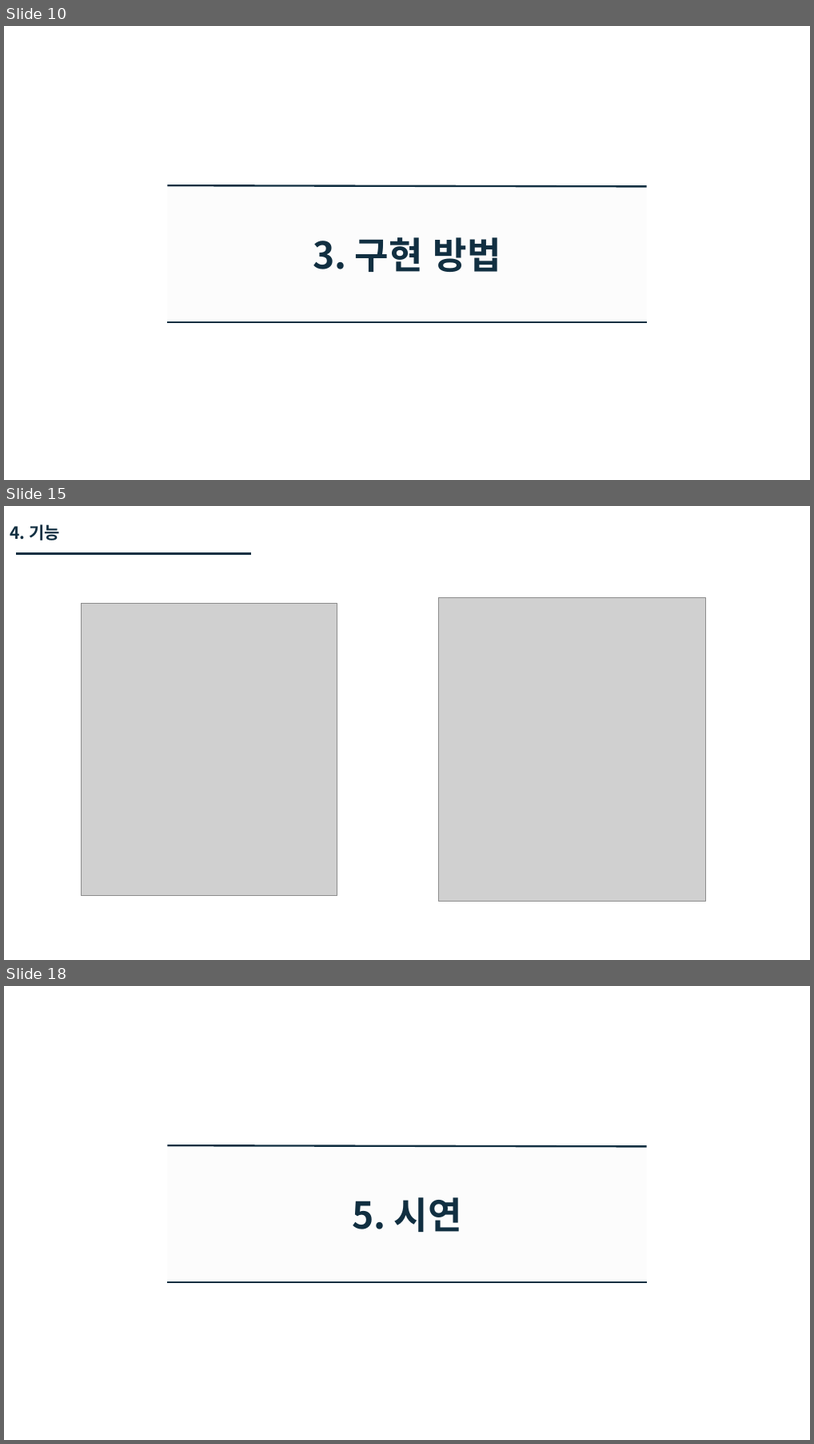
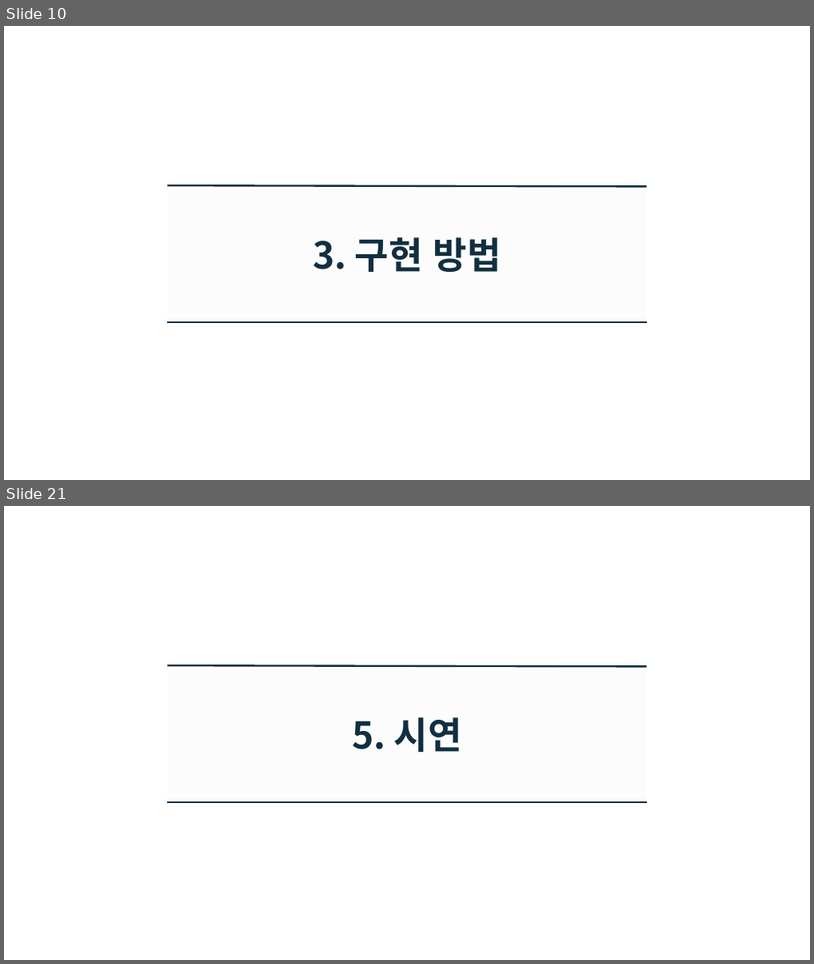
Before and after one commit to GyuhoLee/MPP, a slide deck: doc/모바일프로그래밍 발표.pptx. Shown one above the other, each under a label of ours: slides 10, 15 and 18 before the commit, slides 10 and 21 after it; the slides between them are not shown. The pictures are 814x1444 and 814x964 pixels, drawn with LibreOffice and Linux fonts; fonts in the diff are those of the drawing; grey boxes stand for pictures; background and template pictures are left out. Boxes give left, top, right and bottom in pixels: in the first picture for what was removed or moved away, otherwise in the second. Text is boxed around its words. In the diff, an @@ line names an element or a change of style, - is before the commit and + after.

```diff
--- a/doc/모바일프로그래밍 발표.pptx
+++ b/doc/모바일프로그래밍 발표.pptx
@@ slide 15 removed at (x1=4, y1=506, x2=810, y2=960), background #FFFFFF @@
@@ text removed at (x1=10, y1=524, x2=60, y2=540) @@
-4. 기능
@@ line removed from (16, 554) to (251, 554) @@
@@ picture removed at (x1=438, y1=597, x2=706, y2=901) @@
@@ picture removed at (x1=82, y1=604, x2=338, y2=896) @@
@@ what was slide 18 is now slide 21 @@
```
Also in this commit, not shown: 3 slides changed, 9 slides added, 6 other slides removed.
